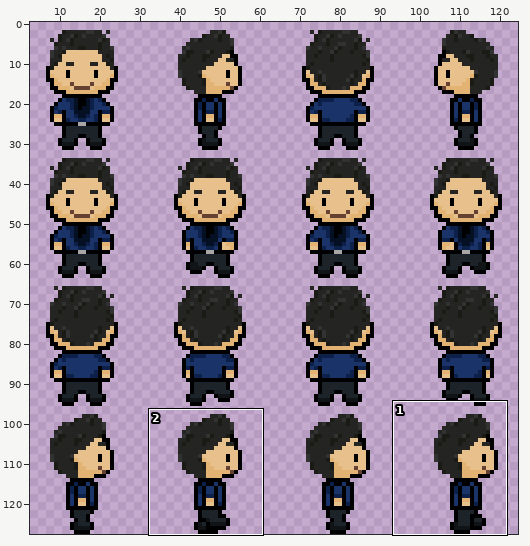
A sprite sheet gets an edit: sprites/Young_CPopa_Full.png. Above: a wide view before the commit, with the close-up outlined.
Close-up. The starting point:
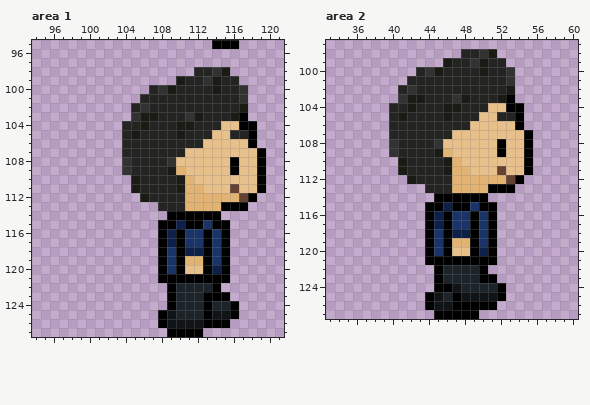
The file is 128x128 pixels. Colours within 5 levels of each other are drawn and written as one. Shown: area 1: x 94..121, y 95..127; area 2: x 33..60, y 97..127. The wide view leaves out empty margins.
The same view after the edit:
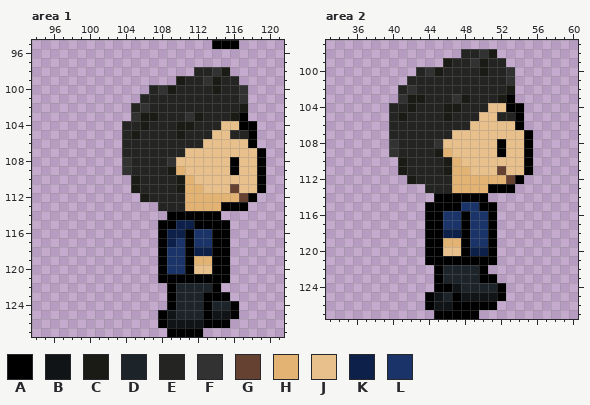
Palette (. is transparent): A #000000  B #101417  C #1b1b16  D #1d2429  E #242423  F #323232  G #644131  H #e3b373  J #e8c08b  K #0c2049  L #1a3469
The exact change:
--- area 1
@@ x 108..116 @@
 114 .AAAAAA..
-115 AAKAALAA.
-116 AKALLALA.
-117 AKALLALA.
-118 ALAKKALA.
-119 ALAHHALA.
-120 ALAJJAKA.
+115 AAKKAAAA.
+116 AKKALLAA.
+117 AKLALLAA.
+118 ALLAKKAA.
+119 ALLAHHAA.
+120 ALLAJJAA.
 121 AAAAAAAA.
--- area 2
@@ x 43..51 @@
 114 ..AAAAAA.
-115 .AAKAALAA
-116 .AKALLALA
-117 .AKALLALA
-118 .ALAKKALA
-119 .ALAHHALA
-120 .ALAJJAKA
+115 .AAAALLAA
+116 .AALLALLA
+117 .AALLALLA
+118 .AAKKALLA
+119 .AAHHALLA
+120 .AAJJAKKA
 121 .AAAAAAAA
Pixel boxes of the changes (left, top, right, bottom) in both close-ups:
changed: (176, 220, 221, 274)
changed: (434, 202, 479, 256)
